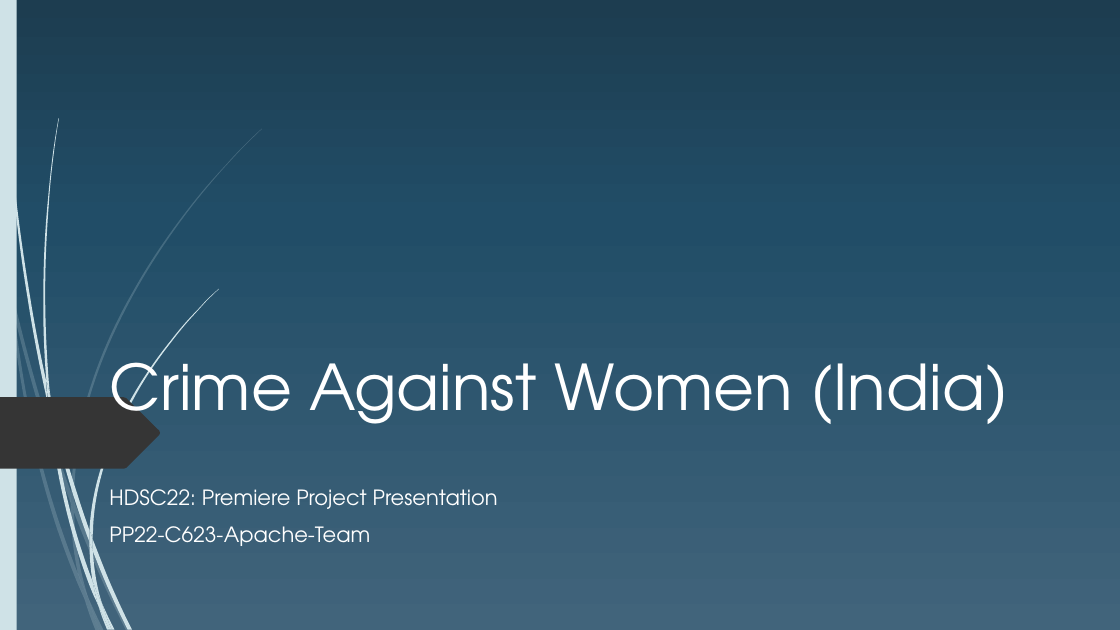
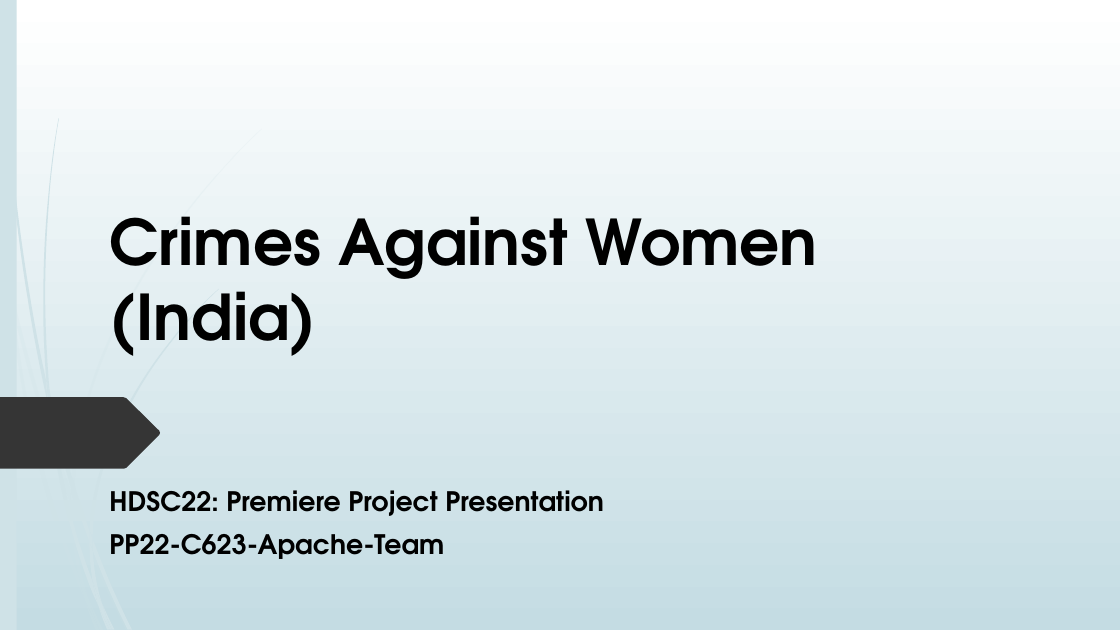
Before and after one commit to apacheteam/Crime-Against-Women-PP22-C623-APACHE-TEAM, a slide deck: slide 1 of PPT.pptx. Drawn at 1120x630 pixels with LibreOffice and Linux fonts; fonts in the diff are those of the drawing. Boxes give left, top, right and bottom in pixels: in the first picture for what was removed or moved away, otherwise in the second. Text is boxed around its words. In the diff, an @@ line names an element or a change of style, - is before the commit and + after.

```diff
--- a/PPT.pptx
+++ b/PPT.pptx
@@ background gradient #42647C to #224D67 to #1D3D51 to gradient #FFFFFF to #C4DCE3 @@
@@ title at (109,216,818,356): text changed; text colour #FFFFFF to #000000; bold on @@
-Crime Against Women (India)
+Crimes Against Women (India)
@@ subtitle "HDSC22: Premiere Project Presentation" at (109,490,604,559): size 18 to 23 pt, text colour #FFFFFF to #000000, bold on; less space between paragraphs @@
```
Also in this commit, not shown: 4 other slides changed, 10 slides added, 9 slides removed, 4 other files.
